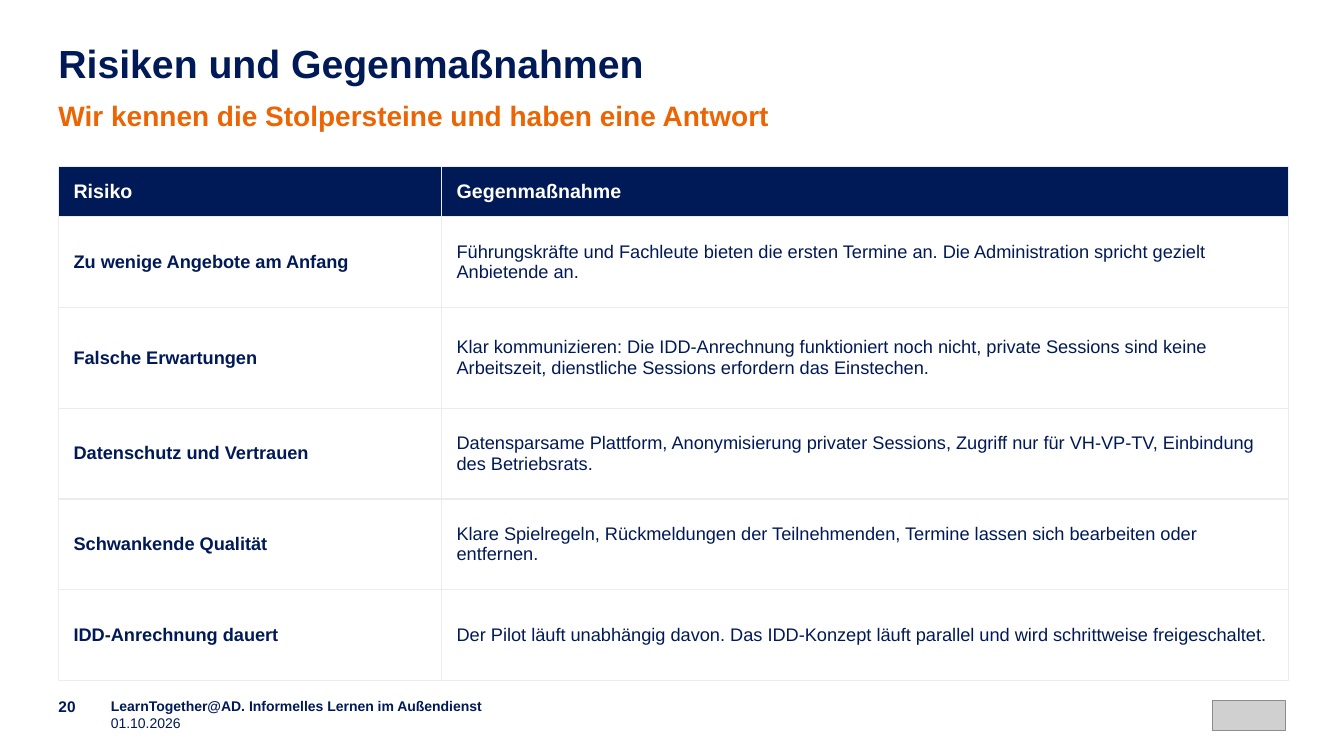
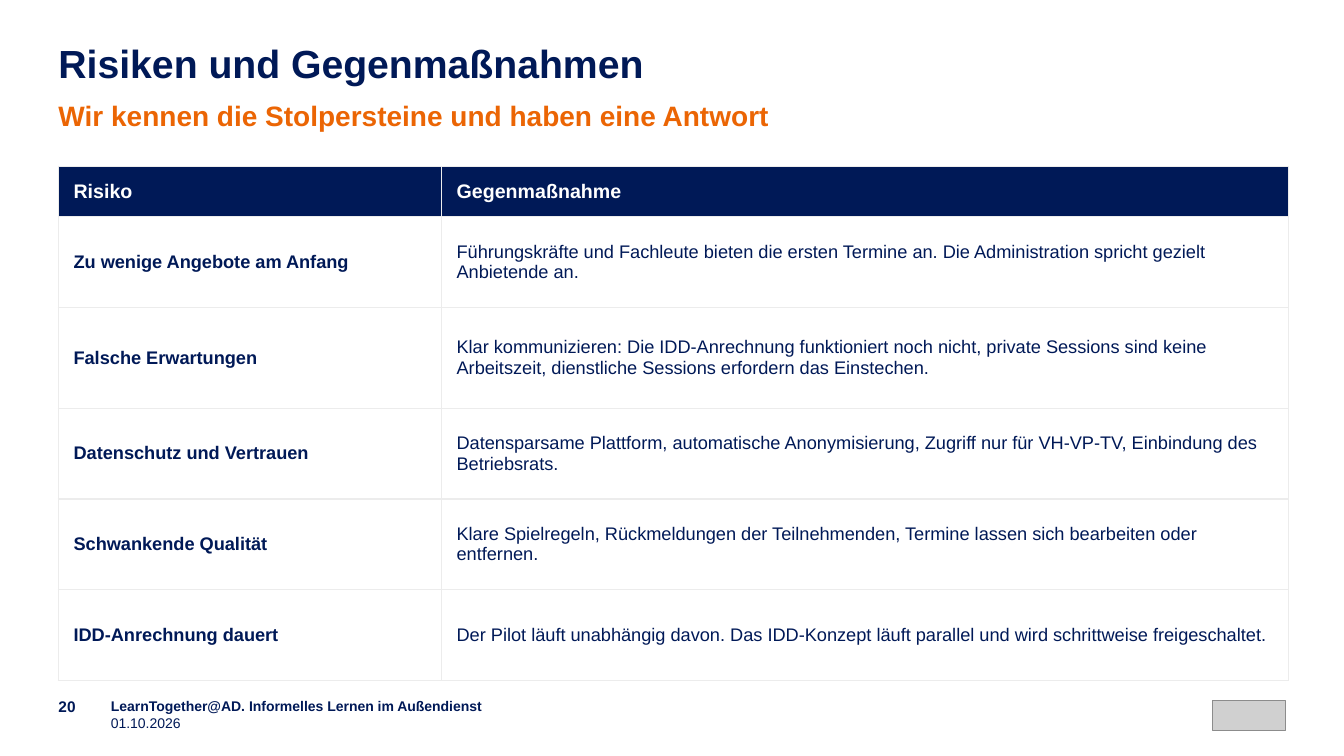
Before and after one commit to emplush/ruv_learntogether, a slide deck: slide 20 of docs/LearnTogether-AD_Praesentation.pptx. Drawn at 1344x756 pixels with LibreOffice and Linux fonts; fonts in the diff are those of the drawing; grey boxes stand for pictures. Boxes give left, top, right and bottom in pixels: in the first picture for what was removed or moved away, otherwise in the second. Text is boxed around its words. In the diff, an @@ line names an element or a change of style, - is before the commit and + after.

```diff
--- a/docs/LearnTogether-AD_Praesentation.pptx
+++ b/docs/LearnTogether-AD_Praesentation.pptx
@@ table at [58,166,1289,649] @@
-row 4, column 2: Datensparsame Plattform, Anonymisierung privater Sessions, Zugriff nur für VH-VP-TV, Einbindung des Betriebsrats.
+row 4, column 2: Datensparsame Plattform, automatische Anonymisierung, Zugriff nur für VH-VP-TV, Einbindung des Betriebsrats.
```
Also in this commit, not shown: 4 other slides changed, 34 other files.
